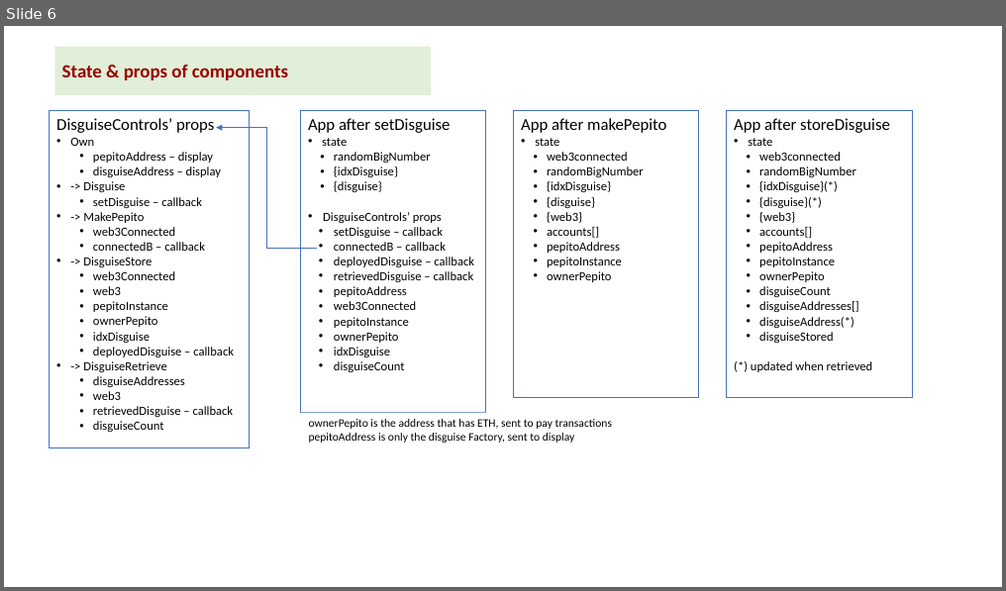
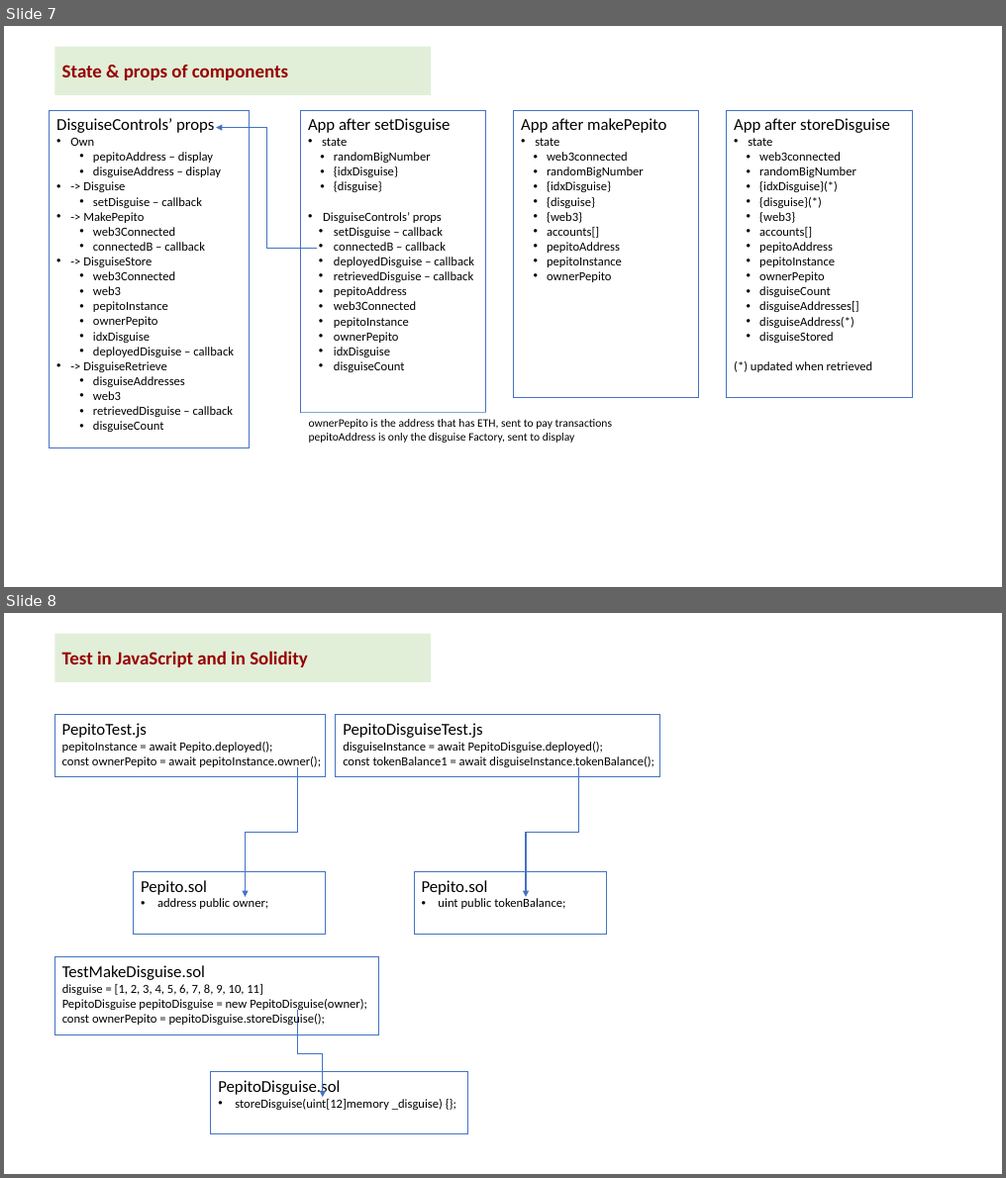
Before and after one commit to kvutien/Project-Machu-Picchu-2020, a slide deck: Pepito/Final Project Design.pptx. Shown one above the other, each under a label of ours: slide 6 before the commit, slides 7 and 8 after it. The pictures are 1006x591 and 1006x1178 pixels, drawn with LibreOffice and Linux fonts; fonts in the diff are those of the drawing. Boxes give left, top, right and bottom in pixels: in the first picture for what was removed or moved away, otherwise in the second. Text is boxed around its words. In the diff, an @@ line names an element or a change of style, - is before the commit and + after.

Commit message:
added test of tokenBalance after each readDisguise

```diff
--- a/Pepito/Final Project Design.pptx
+++ b/Pepito/Final Project Design.pptx
@@ slide 8 added at (x1=4, y1=613, x2=1002, y2=1174), background #FFFFFF @@
@@ rectangle added at (x1=54, y1=633, x2=431, y2=682), fill #E1EFD8, 18 pt, text #980000, bold @@
+Test in JavaScript and in Solidity
@@ rectangle added at (x1=54, y1=715, x2=326, y2=777), outline #4472C4 0.75 pt, 12 pt, text #000000 @@
+PepitoTest.js
+pepitoInstance = await Pepito.deployed();
+const ownerPepito = await pepitoInstance.owner();
@@ rectangle added at (x1=336, y1=715, x2=659, y2=777), outline #4472C4 0.75 pt, 12 pt, text #000000 @@
+PepitoDisguiseTest.js
+disguiseInstance = await PepitoDisguise.deployed();
+const tokenBalance1 = await disguiseInstance.tokenBalance();
@@ elbow arrow added from (297, 768) to (245, 897), #4472C4 1 pt @@
@@ elbow arrow added from (578, 768) to (526, 897), #4472C4 1 pt @@
@@ rectangle added at (x1=134, y1=872, x2=326, y2=934), outline #4472C4 0.75 pt, 12 pt, text #000000 @@
+Pepito.sol
+• address public owner;
@@ rectangle added at (x1=414, y1=872, x2=607, y2=934), outline #4472C4 0.75 pt, 12 pt, text #000000 @@
+Pepito.sol
+• uint public tokenBalance;
@@ rectangle added at (x1=54, y1=958, x2=379, y2=1035), outline #4472C4 0.75 pt, 12 pt, text #000000 @@
+TestMakeDisguise.sol
+disguise = [1, 2, 3, 4, 5, 6, 7, 8, 9, 10, 11]
+PepitoDisguise pepitoDisguise = new PepitoDisguise(owner);
+const ownerPepito = pepitoDisguise.storeDisguise();
@@ elbow arrow added from (297, 1011) to (323, 1097), #4472C4 1 pt @@
@@ rectangle added at (x1=211, y1=1072, x2=468, y2=1135), outline #4472C4 0.75 pt, 12 pt, text #000000 @@
+PepitoDisguise.sol
+• storeDisguise(uint[12]memory _disguise) {};
@@ what was slide 6 is now slide 7 @@
```
Also in this commit, not shown: 1 slide changed, 1 other slide added, 2 other files.
